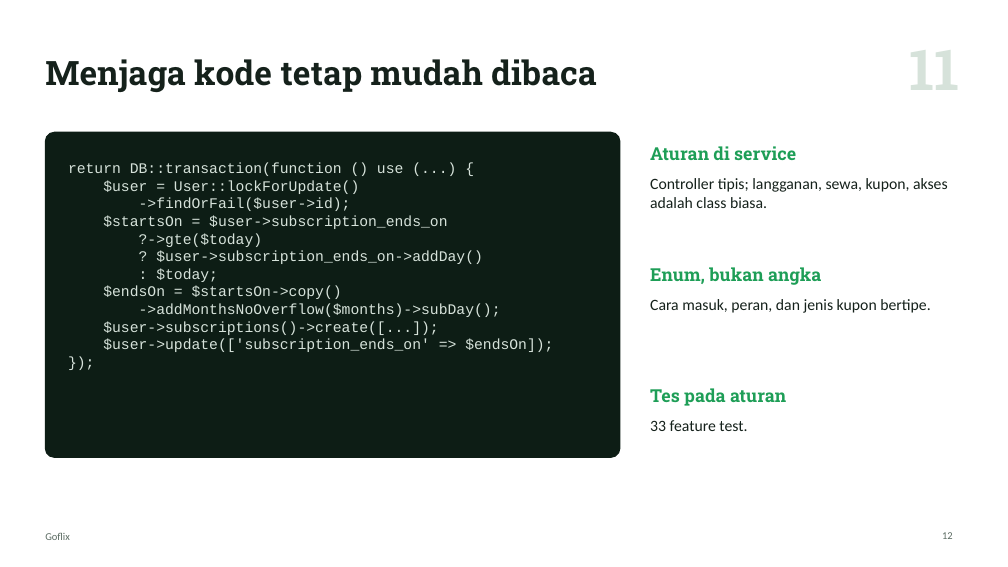
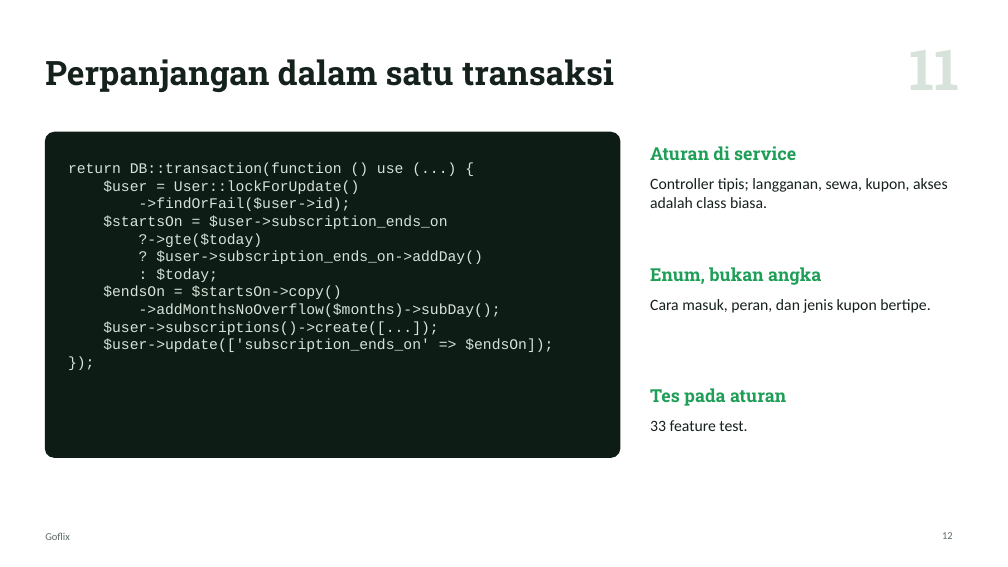
Before and after one commit to Enricosaputra/goflix-dashboard-demo, a slide deck: slide 12 of docs/Goflix-presentasi.pptx. Drawn at 1008x567 pixels with LibreOffice and Linux fonts; fonts in the diff are those of the drawing. Boxes give left, top, right and bottom in pixels: in the first picture for what was removed or moved away, otherwise in the second. Text is boxed around its words. In the diff, an @@ line names an element or a change of style, - is before the commit and + after.

Commit message:
Decks: tables for trade-offs, stack and open work; plainer titles

```diff
--- a/docs/Goflix-presentasi.pptx
+++ b/docs/Goflix-presentasi.pptx
@@ title at (45,59,614,92): text changed @@
-Menjaga kode tetap mudah dibaca
+Perpanjangan dalam satu transaksi
```
Also in this commit, not shown: 5 other slides changed, 7 other files.
